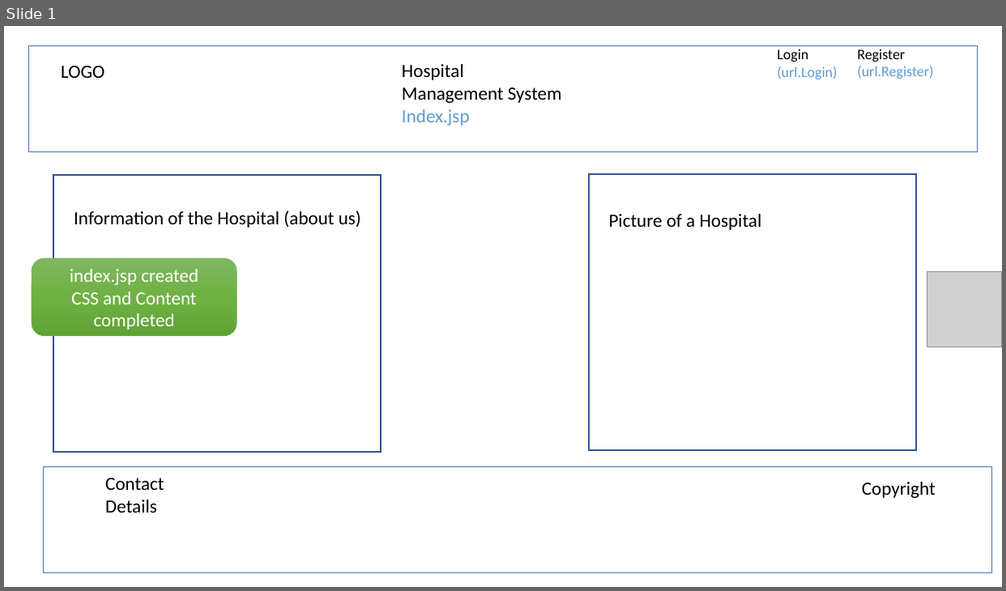
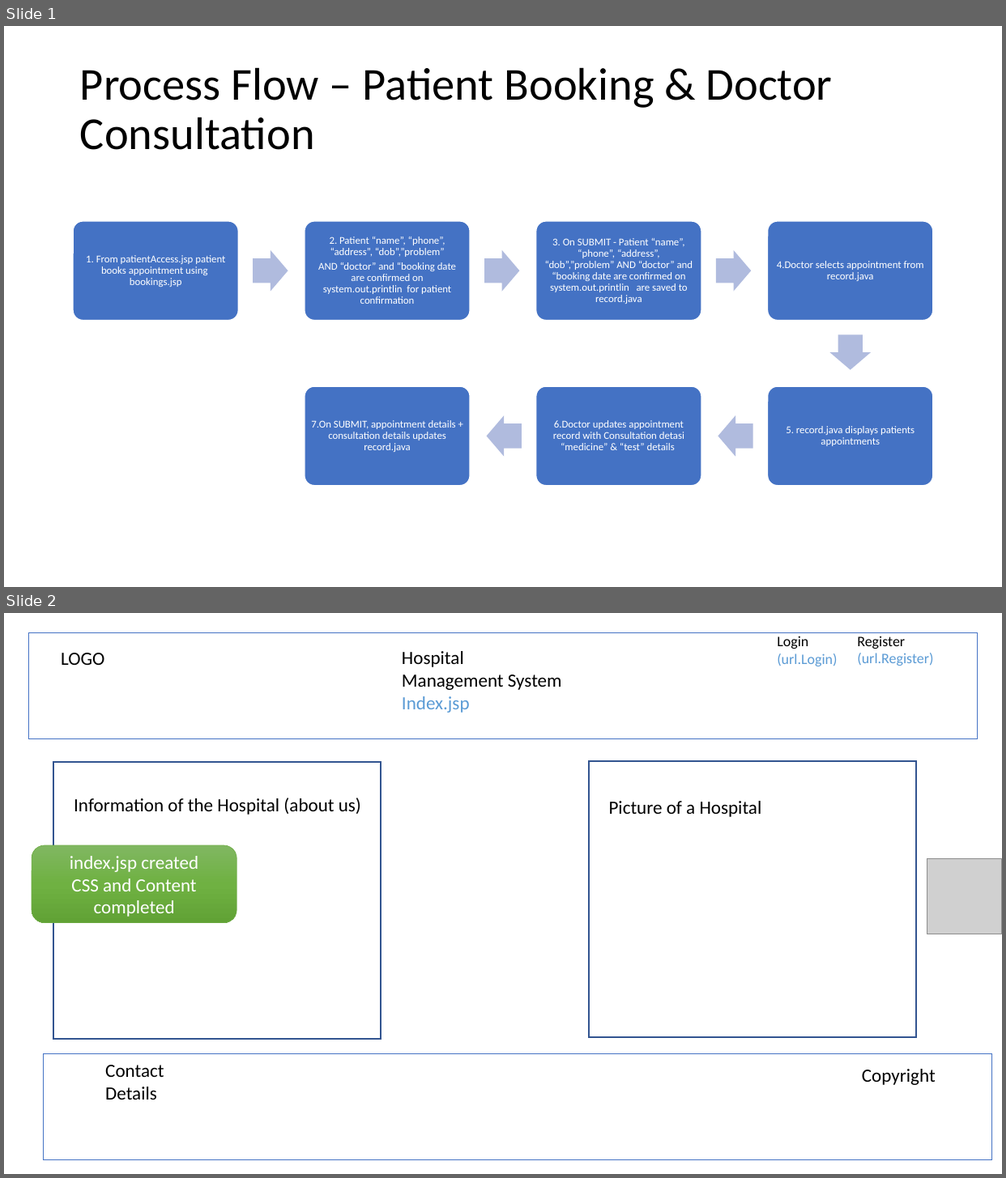
Before and after one commit to aaliceinw/ttagn2, a slide deck: Hospital Management Designv2.pptx. Shown one above the other, each under a label of ours: slide 1 before the commit, slides 1 and 2 after it. The pictures are 1006x591 and 1006x1178 pixels, drawn with LibreOffice and Linux fonts; fonts in the diff are those of the drawing; grey boxes stand for pictures. Boxes give left, top, right and bottom in pixels: in the first picture for what was removed or moved away, otherwise in the second. Text is boxed around its words. In the diff, an @@ line names an element or a change of style, - is before the commit and + after.

Commit message:
Hospital GN2
Full project
All code is written
To do
1 - PatientAccess and PatientQuery need to be rectified - select from patient, write to record.
2. Test users and servlet error handling
3.clean up CSS
4. Update documentation

```diff
--- a/Hospital Management Designv2.pptx
+++ b/Hospital Management Designv2.pptx
@@ slide 1 added at box(4, 26, 1002, 587), background #FFFFFF @@
@@ title added at box(80, 67, 833, 150), 44 pt, text #000000 @@
+Process Flow – Patient Booking & Doctor Consultation
@@ group added at box(73, 221, 933, 486): 7 rounded rectangles, 7 texts, 6 right arrows @@
+1. From patientAccess.jsp patient books appointment using bookings.jsp
+2. Patient “name”, “phone”, “address”, “dob”,”problem”
+AND “doctor” and “booking date are confirmed on system.out.printlin for patient confirmation
+3. On SUBMIT - Patient “name”, “phone”, “address”, “dob”,”problem” AND “doctor” and “booking date are confirmed on system.out.printlin are saved to record.java
+4.Doctor selects appointment from record.java
+5. record.java displays patients appointments
+6.Doctor updates appointment record with Consultation detasi “medicine” & “test” details
+7.On SUBMIT, appointment details + consultation details updates record.java
@@ what was slide 1 is now slide 2 @@
```
Also in this commit, not shown: 3 slides changed, 58 other files.
